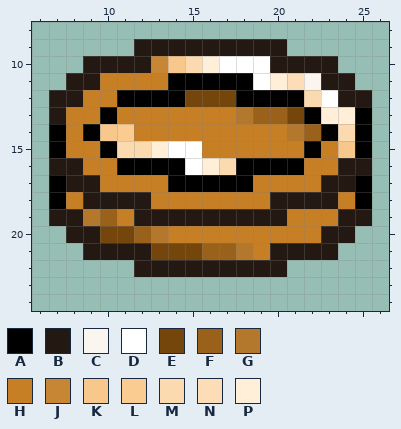
Pixel-art sprite, stored at Assets/Sprites/copper_coin.png. The picture above was drawn from the file before the commit.
The file is 32x32 pixels. Pixels under 10% opacity are left out. Colours within 5 levels of each other are drawn and written as one. Shown: x 6..26, y 8..24.
Palette (. is transparent): A #000000  B #231812  C #fbf5ef  D #ffffff  E #74460c  F #9a611b  G #b4782d  H #c77f25  J #c78634  K #f7c78b  L #fbcc91  M #fcdaaf  N #fcddb7  P #ffeed8
Pixels before, first column x 7:
 9 .....BBBBBBBBB.....
10 ..BBBBJKMPDDDBBBB..
11 .BBHHHHAAAAADPNCBB.
12 BBHHAAAAEEEAAAAMDBB
13 BHHAHHHHHHHGFFEAPPA
14 AHAKLHHHHHHHHHGFAMA
15 AHHAMMPDDHHHHHHAHKA
16 BBHHAAAADPMAAAAHHBB
17 ABBHHHHAAAAAHHHHBBA
18 AHBBBBHHHHHHHBBBBHA
19 BBGFHBBBBBBBBBHHHBB
20 .BBEEFGHHHHHHHHHBB.
21 ..BBBBEEEFFGHBBBB..
22 .....BBBBBBBBB.....
New version:
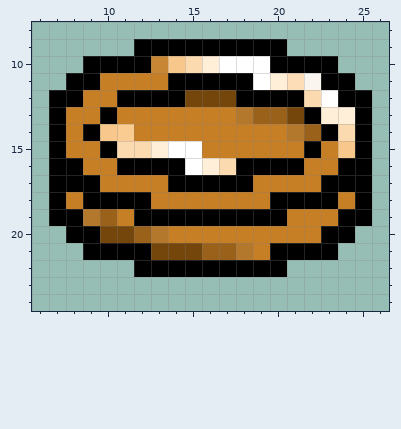
The edit:
y 9: x 12..20 BBBBBBBBB -> AAAAAAAAA
y 10: x 9..12 BBBB -> AAAA; x 20..23 BBBB -> AAAA
y 11: x 8..9 BB -> AA; x 23..24 BB -> AA
y 12: x 7..8 BB -> AA; x 24..25 BB -> AA
y 13: x 7 B -> A
y 16: x 7..8 BB -> AA; x 24..25 BB -> AA
y 17: x 8..9 BB -> AA; x 23..24 BB -> AA
y 18: x 9..12 BBBB -> AAAA; x 20..23 BBBB -> AAAA
y 19: x 7..8 BB -> AA; x 12..20 BBBBBBBBB -> AAAAAAAAA; x 24..25 BB -> AA
y 20: x 8..9 BB -> AA; x 23..24 BB -> AA
y 21: x 9..12 BBBB -> AAAA; x 20..23 BBBB -> AAAA
y 22: x 12..20 BBBBBBBBB -> AAAAAAAAA
Boxes around the changes in both pictures, in picture pixels (x1, y1, x2, y2):
changed: (49, 39, 372, 277)
